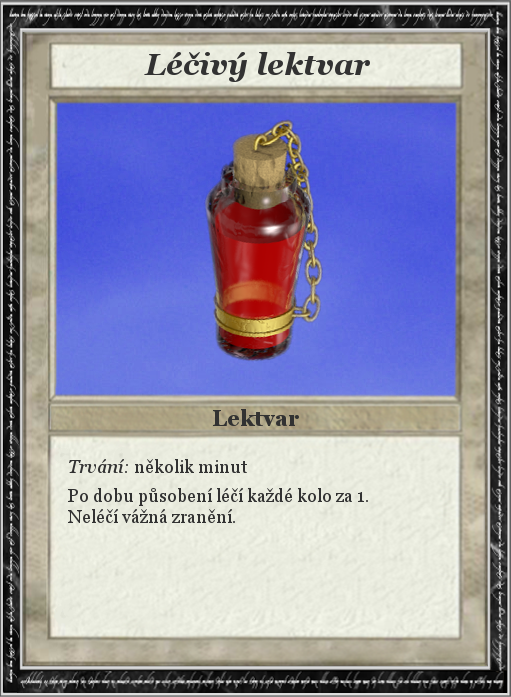
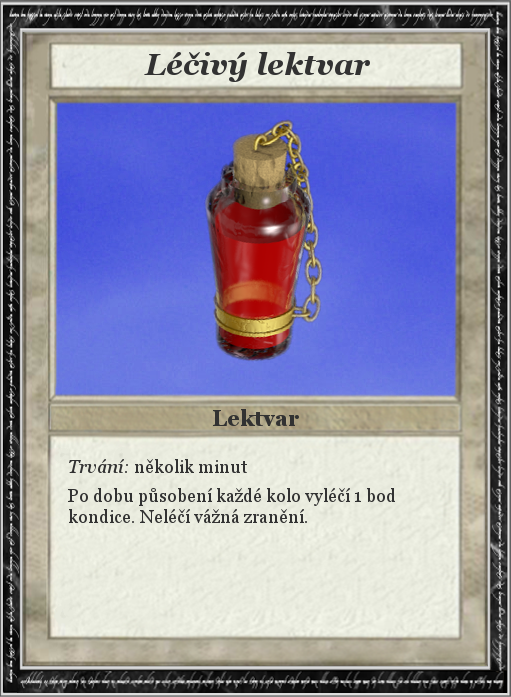
Comparing the layer stacks of the two 511x697 images. Changes:
painted on "Trvání: několik minut ..." over box(68, 488, 395, 523)
